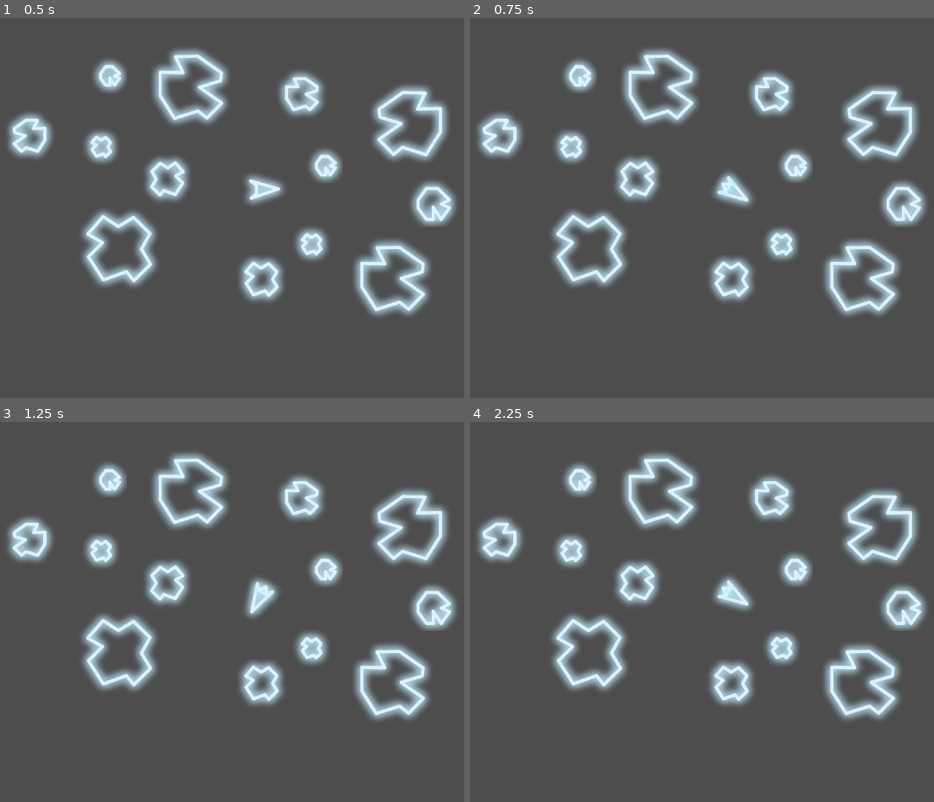
Above: before the commit, frames 1-4 (two rows, left to right).
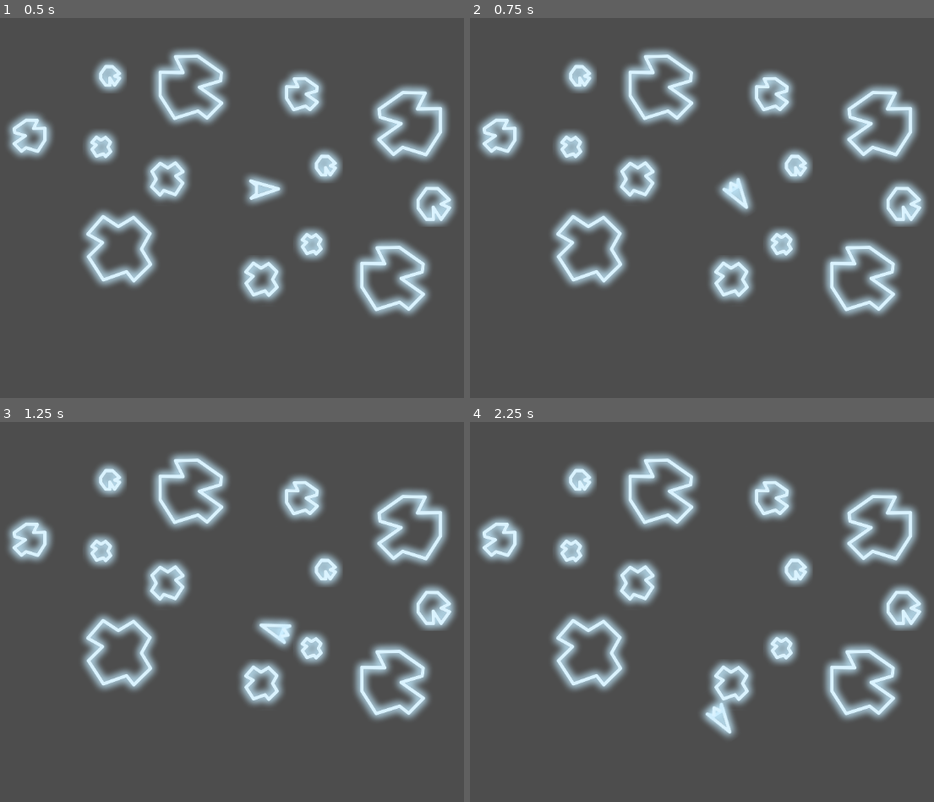
Above: after the commit, the same moments.

Repository: AllanSechrist/asteroids
Game: Godot game, scene res://scenes/sandbox.tscn
Two runs of this game, one before a commit and one after it. Both use one fixed random seed, a clock stepped at 60 frames per second and the inputs below. The project has no main scene, so this scene is started directly.
Inputs:
- Up to frame 1 (0.5 s): no input
- Up to frame 2 (0.75 s): tap Enter at 0.5 s; hold D (turn_right) from 0.53 s (still down); hold W (move) from 0.53 s (still down)
- Up to frame 3 (1.25 s): keep holding D (turn_right); keep holding W (move)
- Up to frame 4 (2.25 s): release D (turn_right) at 1.28 s; release W (move) at 1.28 s; hold A (turn_left) 1.28-2.03 s; tap W (move) at 1.35 s; hold D (turn_right) from 2.03 s (still down); hold W (move) from 2.03 s (still down)

Frame 1 is identical in both runs. In frame 2, 0.5% of the frame differs, in the area x 52-62%, y 40-52%; in frame 3, 1.1%, in the area x 52-64%, y 40-60%; in frame 4, 1.1%.

Commit message:
add movement controls to ship.

Diff:
--- a/scenes/ship/ship.gd
+++ b/scenes/ship/ship.gd
@@ -1,19 +1,33 @@
 extends CharacterBody2D
 class_name Ship
 
-@export var turn_speed := 0.05
-@export var thrust_speed := 50.0
+@export var turn_speed := 5.0
+@export var thrust_speed := 200.0
 @export var drag := 5.0
+@export var max_speed := 300.0
+
 
 @onready var thruster_animation: AnimatedSprite2D = $ThrusterAnimation
 
 func _physics_process(delta: float) -> void:
 	if Input.is_action_pressed("move"):
+		var forward_direction = Vector2.RIGHT.rotated(rotation)
+		velocity += forward_direction * thrust_speed * delta
+		velocity = velocity.limit_length(max_speed)
 		thruster_animation.play("Thrust")
 	else:
 		thruster_animation.play("Idle")
+	position += velocity * delta
 
 	if Input.is_action_pressed("turn_left"):
-		rotate(-turn_speed)
+		rotate(-turn_speed * delta)
 	if Input.is_action_pressed("turn_right"):
-		rotate(turn_speed)
+		rotate(turn_speed * delta)
+
+	wrap_screen()
+	move_and_slide()
+
+func wrap_screen() -> void:
+	var screen_size = get_viewport_rect().size
+	position.x = wrapf(position.x, 0, screen_size.x)
+	position.y = wrapf(position.y, 0, screen_size.y)
